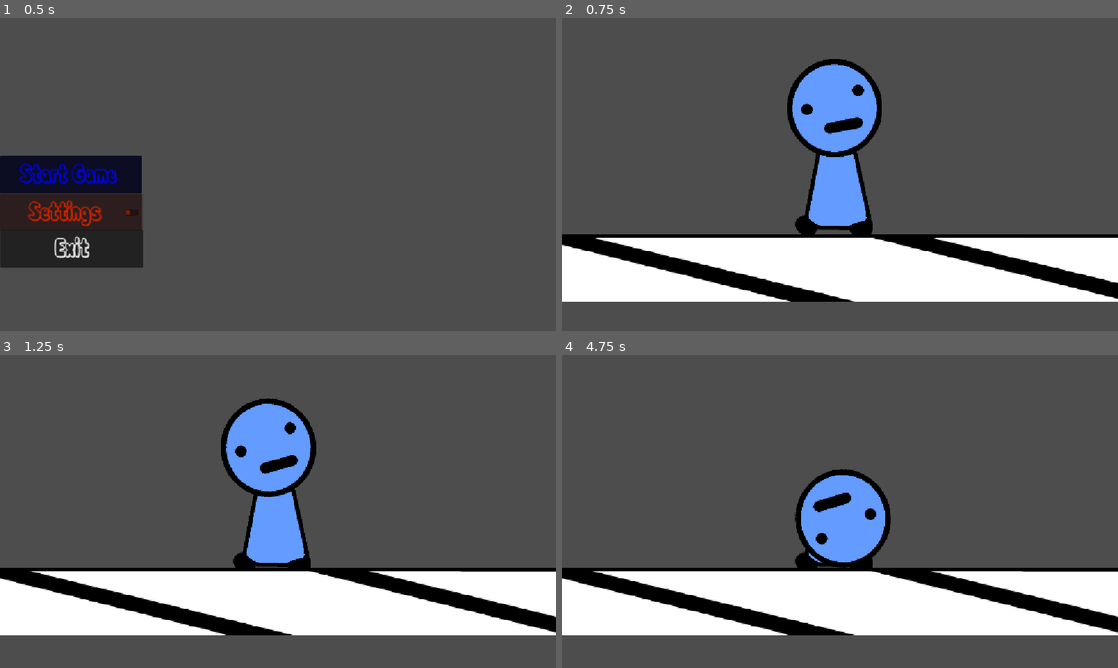
Above: before the commit, frames 1-4 (two rows, left to right).
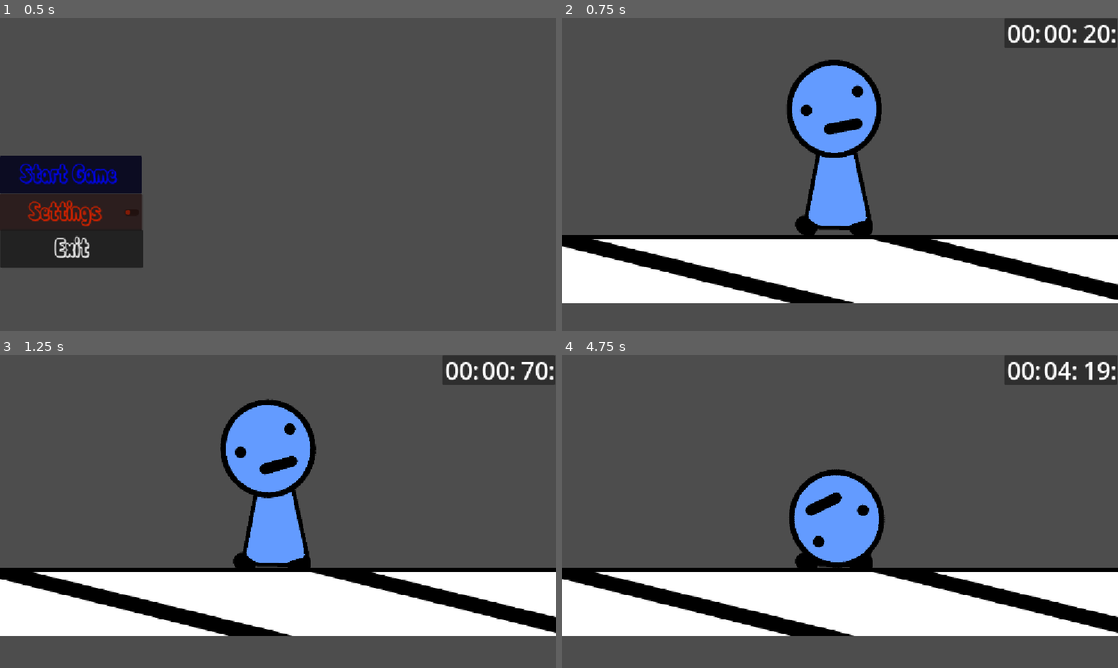
Above: after the commit, the same moments.

Repository: average4136/head-over-heels-game
Game: Godot game, scene res://Scenes/main_menu.tscn
Same seed, same stepped clock (60 frames per second), same inputs: the game is played once before the commit and once after it.
Inputs:
- Up to frame 1 (0.5 s): no input
- Up to frame 2 (0.75 s): click "Start Game" at 0.5 s
- Up to frame 3 (1.25 s): no input
- Up to frame 4 (4.75 s): tap Enter (ui_accept) at 1.25, 1.52, 2.27, 3.77, 4.52 s; hold D (move_right) 1.28-2.78 s; hold A (move_left) 2.78-3.53 s; hold D (move_right) from 3.53 s (still down)

Frame 1 is identical in both runs. In frame 2, 4.4% of the frame differs, in the area x 0-100%, y 0-92%; in frame 3, 3.2%; in frame 4, 4.5%, in the area x 0-100%, y 0-90%.

Commit message:
added initial scrip for the Timer

Diff:
--- a/Scenes/game.tscn
+++ b/Scenes/game.tscn
@@ -1,6 +1,7 @@
 [gd_scene format=3 uid="uid://wovadvlseaw3"]
 
 [ext_resource type="PackedScene" uid="uid://ciivhu14qujp7" path="res://Scenes/player.tscn" id="1_ebmjs"]
+[ext_resource type="Script" uid="uid://ctt7gyxbqfsp5" path="res://Scenes/panel.gd" id="2_3dryh"]
 [ext_resource type="Texture2D" uid="uid://cpuxc7o6cfr1w" path="res://Assets/tile-for-tiling.png" id="2_qxrlw"]
 [ext_resource type="PackedScene" uid="uid://cvdhpb86ydlrh" path="res://Scenes/head.tscn" id="3_wrm1d"]
 
@@ -10,9 +11,62 @@
 [node name="Game" type="Node2D" unique_id=186248331]
 
 [node name="Player" parent="." unique_id=2079875564 instance=ExtResource("1_ebmjs")]
+position = Vector2(1, -2)
 
 [node name="Camera2D" type="Camera2D" parent="Player" unique_id=121040221]
 position = Vector2(8, -129)
+
+[node name="Panel" type="Panel" parent="Player/Camera2D" unique_id=967056252]
+offset_left = 341.0
+offset_top = -323.0
+offset_right = 574.0
+offset_bottom = -262.0
+script = ExtResource("2_3dryh")
+
+[node name="seconds" type="Label" parent="Player/Camera2D/Panel" unique_id=1201956335]
+layout_mode = 1
+anchors_preset = -1
+anchor_left = 0.34800002
+anchor_right = 0.652
+anchor_bottom = 1.0
+offset_left = -6.0840073
+offset_top = -4.0
+offset_right = 0.083999634
+offset_bottom = 4.0
+grow_horizontal = 2
+grow_vertical = 2
+theme_override_font_sizes/font_size = 50
+text = "00:"
+horizontal_alignment = 2
+
+[node name="mseconds" type="Label" parent="Player/Camera2D/Panel" unique_id=1666684731]
+layout_mode = 1
+anchors_preset = -1
+anchor_left = 0.66400003
+anchor_right = 1.0
+anchor_bottom = 1.0
+offset_left = 0.015991211
+offset_top = -4.0
+offset_bottom = 4.0
+grow_horizontal = 0
+grow_vertical = 2
+theme_override_font_sizes/font_size = 50
+text = "000"
+horizontal_alignment = 2
+
+[node name="minutes" type="Label" parent="Player/Camera2D/Panel" unique_id=1405314877]
+layout_mode = 1
+anchors_preset = -1
+anchor_right = 0.305
+anchor_bottom = 1.0
+offset_left = 5.0
+offset_top = -4.0
+offset_right = 4.935013
+offset_bottom = 4.0
+grow_vertical = 2
+theme_override_font_sizes/font_size = 50
+text = "00:"
+horizontal_alignment = 2
 
 [node name="TestGround" type="StaticBody2D" parent="." unique_id=220009935]
 
@@ -20,7 +74,7 @@
 shape = SubResource("WorldBoundaryShape2D_5r6hy")
 
 [node name="Sprite2D" type="Sprite2D" parent="TestGround" unique_id=490349659]
-position = Vector2(-402.5, 82)
+position = Vector2(-402.00003, 83)
 scale = Vector2(6.263672, 0.546875)
 texture = ExtResource("2_qxrlw")
 
--- /dev/null
+++ b/Scenes/panel.gd
@@ -0,0 +1,15 @@
+extends Panel
+
+var time: float = 0.0
+var minutes: int = 0
+var seconds: int = 0
+var mseconds: int = 0
+# Called every frame. 'delta' is the elapsed time since the previous frame.
+func _process(delta) -> void:
+	time += delta
+	mseconds = fmod(time,1) * 100
+	seconds = fmod(time,60)
+	minutes = fmod(time,3600) / 60
+	$mseconds.text = "%02d:" % mseconds
+	$seconds.text = "%02d:" % seconds
+	$minutes.text = "%02d:" % minutes
--- /dev/null
+++ b/Scenes/popup_menu.gd
@@ -0,0 +1,4 @@
+extends PopupMenu
+
+
+func _on_popup_menu_id_pressed(id: int) -> void:
--- a/project.godot
+++ b/project.godot
@@ -17,6 +17,7 @@
 
 [display]
 
+window/subwindows/embed_subwindows=false
 window/stretch/mode="canvas_items"
 window/stretch/aspect="expand"
 
Not shown, added: Scenes/panel.gd.uid
Not shown, added: Scenes/popup_menu.gd.uid
